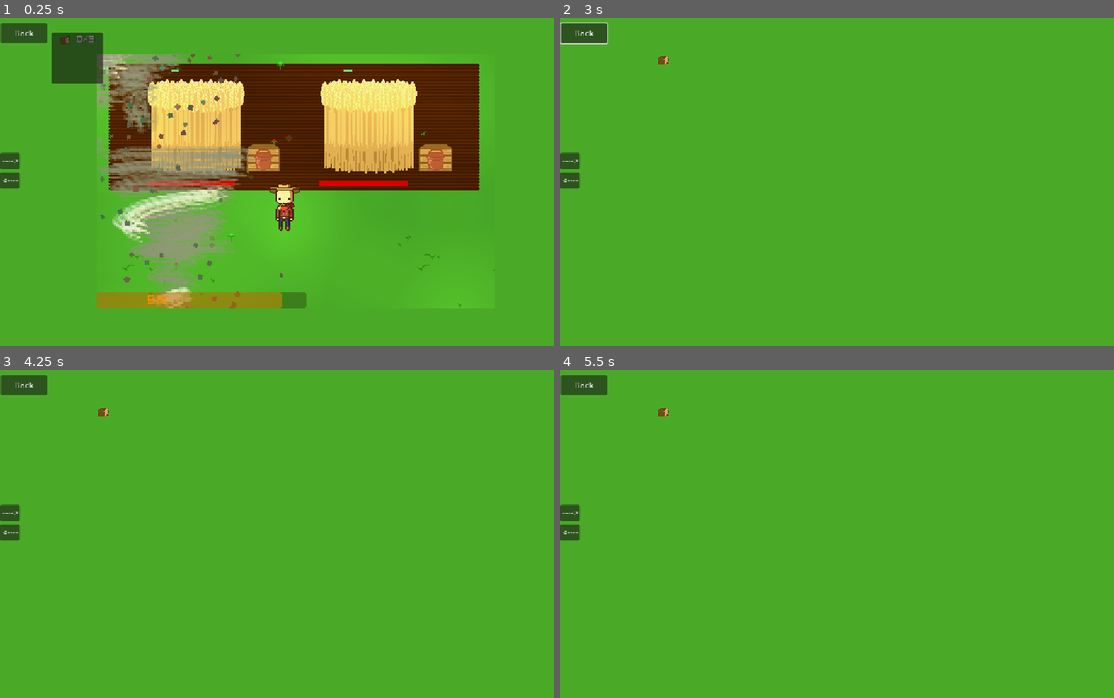
Above: before the commit, frames 1-4 (two rows, left to right).
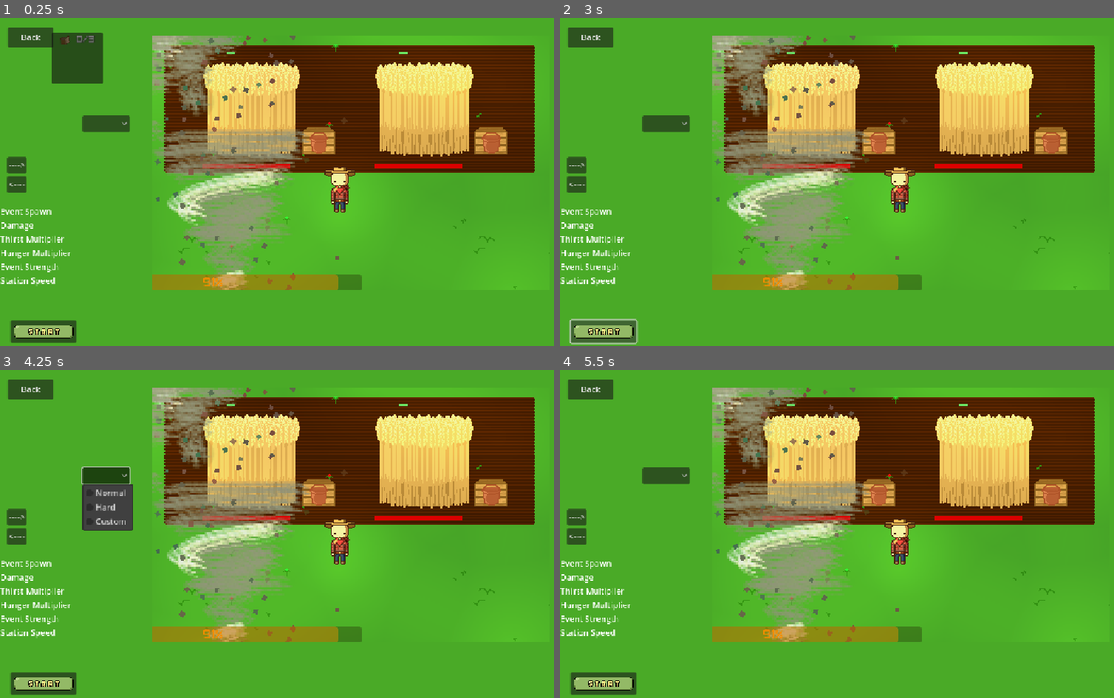
Above: after the commit, the same moments.

Repository: T3rryTim3/mhs-gamedev-02
Game: Godot game, scene res://scenes/UI/select.tscn
The game is run twice, just before and just after one commit, with the same random seed, the same clock (stepped at 60 frames per second) and the same inputs. This scene is started directly instead of the project's main scene.
Inputs (mouse positions are in pixels of both pictures, inside the frame that each line leads up to; where the layout moved, square brackets give the same spot in the first picture):
- Up to frame 1 (0.25 s): no input
- Up to frame 2 (3 s): click (909, 162) [853, 178] at 0.5 s; click "---->" at 1.25 s; click "Back" at 2 s; click (604, 329) at 2.77 s
- Up to frame 3 (4.25 s): click (105, 474) at 3.52 s
- Up to frame 4 (5.5 s): click "<----" at 4.25 s; tap Enter (ui_accept) at 5, 5.27 s; move the mouse to (986, 514) at 5.02 s; hold D (move_right) from 5.03 s (still down); tap Mouse wheel down (cycle_blueprint_down) at 5.1 s; click (986, 514) at 5.17 s

The runs differ from the first frame. In frame 1, 43% of the frame differs, in the area x 0-100%, y 1-100%; in frame 2, 37%; in frame 3, 38%; in frame 4, 36%.
Error in both runs: Trying to assign value of type 'select.gd' to a variable of type 'main.gd'. (res://scripts/Singletons/globals.gd:3)

Commit message:
selection screen edits

Diff:
--- a/projects/mhsdev-02/scenes/UI/select.tscn
+++ b/projects/mhsdev-02/scenes/UI/select.tscn
@@ -1,13 +1,18 @@
-[gd_scene load_steps=3 format=3 uid="uid://cr75yhrni3tcn"]
+[gd_scene load_steps=4 format=3 uid="uid://cr75yhrni3tcn"]
 
 [ext_resource type="Script" uid="uid://chcsl85yq7660" path="res://select.gd" id="1_catev"]
 [ext_resource type="Texture2D" uid="uid://bt7wqkl0ubvrb" path="res://images/placeholder/image.png" id="2_btj52"]
+[ext_resource type="Texture2D" uid="uid://0ug226hayure" path="res://images/UI/Start Button.png" id="3_gup8f"]
 
 [node name="Control" type="Control"]
 layout_mode = 3
 anchors_preset = 15
 anchor_right = 1.0
 anchor_bottom = 1.0
+offset_left = 13.0
+offset_top = 8.0
+offset_right = 13.0
+offset_bottom = 8.0
 grow_horizontal = 2
 grow_vertical = 2
 script = ExtResource("1_catev")
@@ -19,10 +24,10 @@
 anchor_top = 0.5
 anchor_right = 0.5
 anchor_bottom = 0.5
-offset_left = -387.0
-offset_top = -248.5
-offset_right = 387.0
-offset_bottom = 248.5
+offset_left = -292.0
+offset_top = -290.0
+offset_right = 482.0
+offset_bottom = 207.0
 grow_horizontal = 2
 grow_vertical = 2
 texture_normal = ExtResource("2_btj52")
@@ -64,7 +69,119 @@
 offset_bottom = 56.0
 text = "Back"
 
+[node name="Button4" type="Button" parent="."]
+layout_mode = 1
+anchors_preset = -1
+anchor_left = 0.017
+anchor_top = 0.441
+anchor_right = 0.017
+anchor_bottom = 0.441
+offset_left = -12.584
+offset_top = 303.232
+offset_right = 115.416
+offset_bottom = 347.232
+grow_horizontal = 0
+grow_vertical = 2
+icon = ExtResource("3_gup8f")
+
+[node name="Difficulty" type="OptionButton" parent="."]
+layout_mode = 0
+offset_left = 147.0
+offset_top = 189.0
+offset_right = 239.0
+offset_bottom = 220.0
+item_count = 3
+popup/item_0/text = "Normal"
+popup/item_0/id = 0
+popup/item_1/text = "Hard"
+popup/item_1/id = 1
+popup/item_2/text = "Custom"
+popup/item_2/id = 2
+
+[node name="VBoxContainer" type="VBoxContainer" parent="."]
+layout_mode = 0
+offset_left = 131.0
+offset_top = 371.0
+offset_right = 261.0
+offset_bottom = 522.0
+theme_override_constants/separation = 11
+
+[node name="HSlider" type="HSlider" parent="VBoxContainer"]
+layout_mode = 2
+min_value = 1.0
+max_value = 5.0
+value = 1.0
+
+[node name="HSlider2" type="HSlider" parent="VBoxContainer"]
+layout_mode = 2
+min_value = 0.5
+max_value = 5.0
+step = 0.5
+value = 0.5
+
+[node name="HSlider3" type="HSlider" parent="VBoxContainer"]
+layout_mode = 2
+min_value = 1.0
+max_value = 5.0
+step = 0.5
+value = 1.0
+
+[node name="HSlider4" type="HSlider" parent="VBoxContainer"]
+layout_mode = 2
+min_value = 1.0
+max_value = 5.0
+step = 0.5
+value = 1.0
+
+[node name="HSlider5" type="HSlider" parent="VBoxContainer"]
+layout_mode = 2
+min_value = 0.5
+max_value = 2.0
+step = 0.5
+value = 1.0
+
+[node name="HSlider6" type="HSlider" parent="VBoxContainer"]
+layout_mode = 2
+min_value = 0.5
+max_value = 3.0
+step = 0.5
+value = 1.0
+
+[node name="VBoxContainer2" type="VBoxContainer" parent="."]
+layout_mode = 0
+offset_left = -13.0
+offset_top = 366.0
+offset_right = 124.0
+offset_bottom = 524.0
+
+[node name="Label" type="Label" parent="VBoxContainer2"]
+layout_mode = 2
+text = "Event Spawn"
+
+[node name="Label2" type="Label" parent="VBoxContainer2"]
+layout_mode = 2
+text = "Damage "
+
+[node name="Label3" type="Label" parent="VBoxContainer2"]
+layout_mode = 2
+text = "Thirst Multiplier"
+
+[node name="Label4" type="Label" parent="VBoxContainer2"]
+layout_mode = 2
+text = "Hunger Multiplier"
+
+[node name="Label5" type="Label" parent="VBoxContainer2"]
+layout_mode = 2
+text = "Event Strength"
+
+[node name="Label6" type="Label" parent="VBoxContainer2"]
+layout_mode = 2
+text = "Station Speed"
+
 [connection signal="pressed" from="TextureButton" to="." method="_on_LevelButton_pressed"]
 [connection signal="pressed" from="Button" to="." method="_on_Forward_pressed"]
 [connection signal="pressed" from="Button2" to="." method="_on_Back_pressed"]
 [connection signal="pressed" from="Button3" to="." method="_on_back_pressed"]
+[connection signal="pressed" from="Button4" to="." method="_on_Forward_pressed"]
+[connection signal="pressed" from="Button4" to="." method="_on_start_pressed"]
+[connection signal="item_selected" from="Difficulty" to="." method="_on_difficulty_item_selected"]
--- a/projects/mhsdev-02/select.gd
+++ b/projects/mhsdev-02/select.gd
@@ -15,6 +15,7 @@
 ]
 
 var current_level_index = 0
+@onready var custom_diff = $VBoxContainer
 
 func update_button(button):
 	var data = levels[current_level_index]
@@ -25,7 +26,7 @@
 
 func _ready():
 	var levelbutton = $TextureButton
-
+	custom_diff.visible = false
 	var forward = $Button
 	var back = $Button2
 
@@ -45,9 +46,18 @@
 	update_button($TextureButton)
 
 
-func _on_LevelButton_pressed():
+
+func _on_back_pressed() -> void:
+	Globals.main._load_scene(Main.Scenes.MENU)
+
+func _on_start_pressed():
 	Globals.main._load_scene(levels[current_level_index]["scene_enum"])
 
 
-func _on_back_pressed() -> void:
-	Globals.main._load_scene(Main.Scenes.MENU)
+
+func _on_difficulty_item_selected(index: int) -> void:
+	print(index)
+	if index == 2:
+		custom_diff.visible = true
+	else:
+		custom_diff.visible = false
